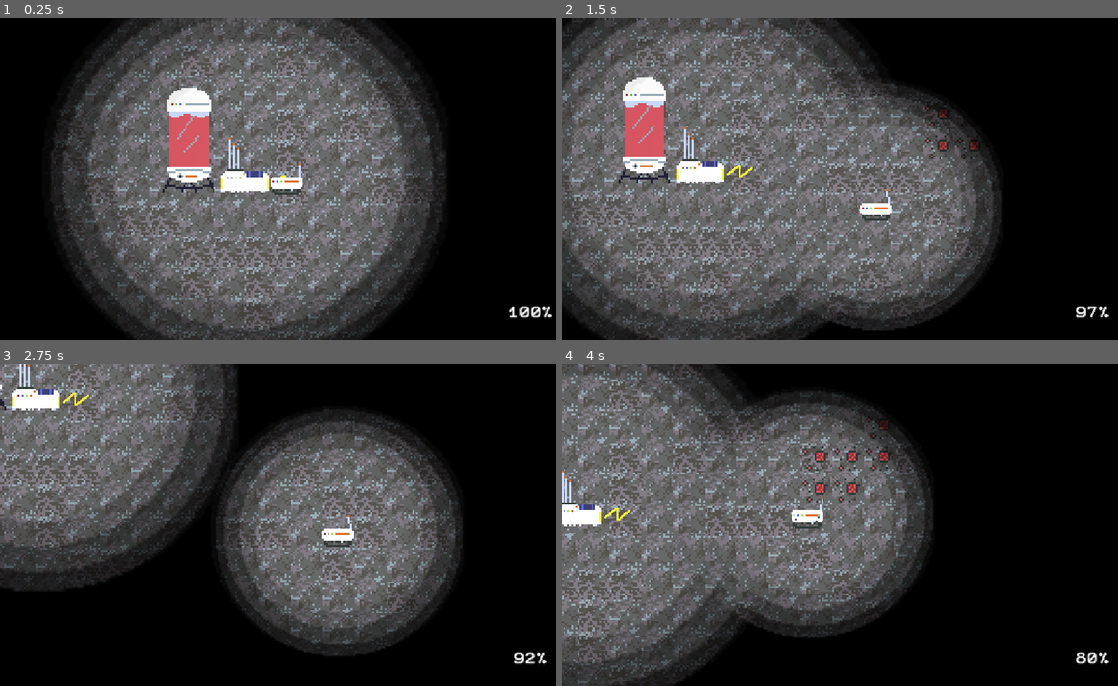
Above: before the commit, frames 1-4 (two rows, left to right).
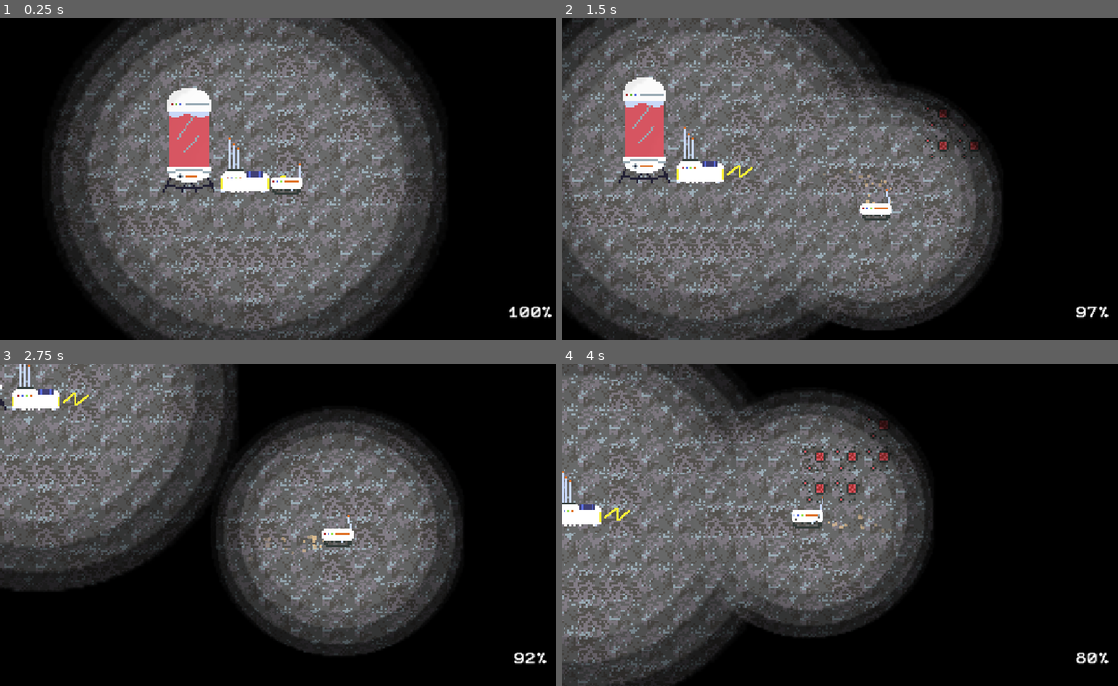
Above: after the commit, the same moments.

Repository: DanielDe8/Moonrunner
Game: Godot game, scene res://Scenes/Main.tscn
The game is run twice, just before and just after one commit, with the same random seed, the same clock (stepped at 60 frames per second) and the same inputs.
Inputs (mouse positions are in pixels of both pictures, inside the frame that each line leads up to):
- Up to frame 1 (0.25 s): no input
- Up to frame 2 (1.5 s): tap Enter at 0.5 s; move the mouse to (973, 162) at 0.52 s; hold Right (right) 0.53-1.28 s; hold M (mine) 0.53-1.28 s; click (973, 162) at 0.67 s; move the mouse to (734, 195) at 1.27 s; hold Down (down) from 1.28 s (still down); tap R (warp) at 1.35 s
- Up to frame 3 (2.75 s): move the mouse to (344, 454) at 2.02 s; release Down (down) at 2.03 s; hold Right (right) from 2.03 s (still down); hold M (mine) from 2.03 s (still down)
- Up to frame 4 (4 s): move the mouse to (817, 589) at 2.77 s; release Right (right) at 2.78 s; release M (mine) at 2.78 s; hold Up (up) 2.78-3.53 s; tap R (warp) at 2.85 s; click (817, 589) at 2.92 s; move the mouse to (1017, 573) at 3.52 s; hold Left (left) from 3.53 s (still down); hold M (mine) from 3.53 s (still down)

The runs differ from the first frame. In frame 1, less than 0.1% of the frame differs, in the area x 43-44%, y 48-49%; in frame 2, less than 0.1%; in frame 3, less than 0.1%, in the area x 6-59%, y 8-60%; in frame 4, less than 0.1%.

Commit message:
particles

Diff:
--- a/Objects/base_camp.tscn
+++ b/Objects/base_camp.tscn
@@ -6,7 +6,7 @@
 [ext_resource type="Texture2D" uid="uid://epp3vh7elfm2" path="res://Assets/charging_station_1.png" id="4_0imks"]
 
 [sub_resource type="ConvexPolygonShape2D" id="ConvexPolygonShape2D_s0lj0"]
-points = PackedVector2Array(12, 7, -12, 7, -12, -2, -9, -5, -1, -5, 1, -4, 9, -4, 12, -2)
+points = PackedVector2Array(12, 7, -12, 7, -12, -2, -9, -5, 9, -5, 12, -2)
 
 [sub_resource type="CircleShape2D" id="CircleShape2D_mqatm"]
 radius = 80.75271
--- a/Objects/player.tscn
+++ b/Objects/player.tscn
@@ -165,6 +165,35 @@
 "speed": 5.0
 }]
 
+[sub_resource type="Gradient" id="Gradient_dust"]
+colors = PackedColorArray(0.92, 0.78, 0.58, 1, 0.92, 0.78, 0.58, 0)
+
+[sub_resource type="GradientTexture1D" id="GradientTexture1D_dust"]
+gradient = SubResource("Gradient_dust")
+
+[sub_resource type="Gradient" id="Gradient_white"]
+colors = PackedColorArray(1, 1, 1, 1, 1, 1, 1, 1)
+
+[sub_resource type="GradientTexture2D" id="GradientTexture2D_dust_px"]
+gradient = SubResource("Gradient_white")
+width = 2
+height = 2
+
+[sub_resource type="ParticleProcessMaterial" id="ParticleProcessMaterial_g78ft"]
+particle_flag_disable_z = true
+emission_shape = 3
+emission_box_extents = Vector3(6, 2, 1)
+direction = Vector3(0, 1, 0)
+spread = 180.0
+initial_velocity_min = 12.0
+initial_velocity_max = 24.0
+gravity = Vector3(0, 0, 0)
+damping_min = 25.0
+damping_max = 40.0
+scale_min = 0.5
+scale_max = 1.0
+color_ramp = SubResource("GradientTexture1D_dust")
+
 [node name="player" type="CharacterBody2D" unique_id=1788329522 groups=["Player"]]
 z_index = 10
 motion_mode = 1
@@ -187,12 +216,6 @@
 blend_mode = 2
 texture = ExtResource("2_slvmq")
 
-[node name="GPUParticles2D" type="GPUParticles2D" parent="PointLight2D" unique_id=1597764570]
-texture_filter = 1
-position = Vector2(7, 7)
-sub_emitter = NodePath(".")
-texture = ExtResource("10_cut1y")
-
 [node name="MovementAnimation" type="AnimatedSprite2D" parent="." unique_id=569069137]
 texture_filter = 1
 sprite_frames = SubResource("SpriteFrames_s0lj0")
@@ -222,3 +245,14 @@
 [node name="PosSaveTimer" type="Timer" parent="." unique_id=1346466802]
 wait_time = 0.5
 autostart = true
+
+[node name="GPUParticles2D" type="GPUParticles2D" parent="." unique_id=1597764570]
+z_index = -1
+texture_filter = 1
+position = Vector2(0, 6)
+emitting = false
+amount = 24
+texture = SubResource("GradientTexture2D_dust_px")
+lifetime = 0.5
+local_coords = false
+process_material = SubResource("ParticleProcessMaterial_g78ft")
--- a/Scripts/player.gd
+++ b/Scripts/player.gd
@@ -97,6 +97,10 @@
 		if stop_timer >= stop_delay:
 			$AntennaAnimation.frame = 1
 
+	# Emit tread dust particles only while the rover is moving.
+	if has_node("GPUParticles2D"):
+		$GPUParticles2D.emitting = (velocity != Vector2.ZERO)
+
 	# Mining animation
 	if is_mining:
 		$MiningAnimation.show()
Not shown: 1 places in Scenes/Main.tscn that only renumber resources
